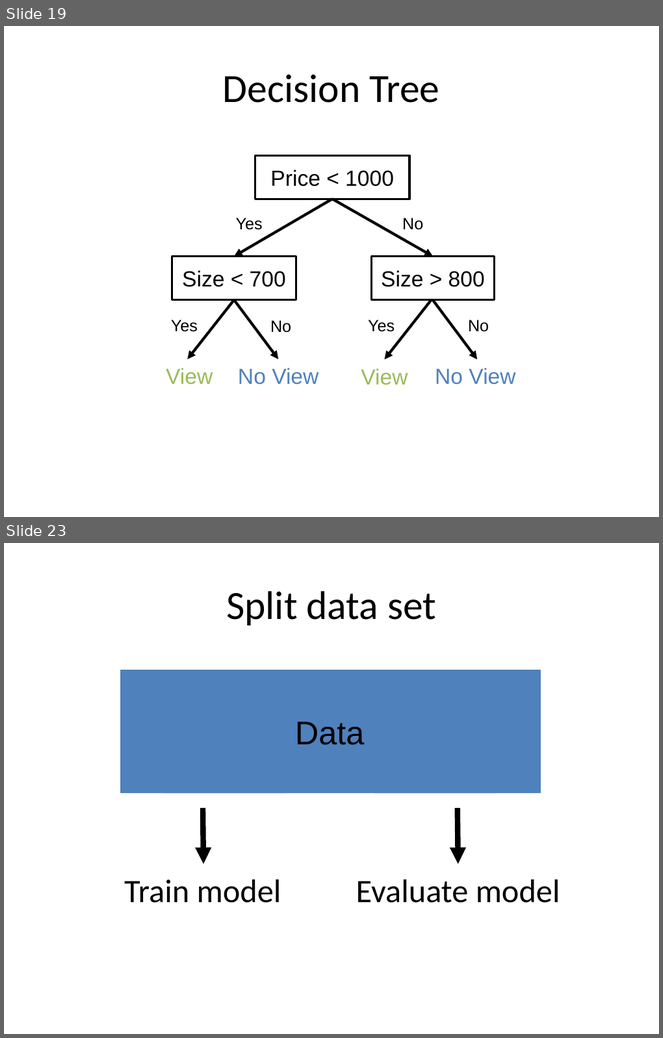
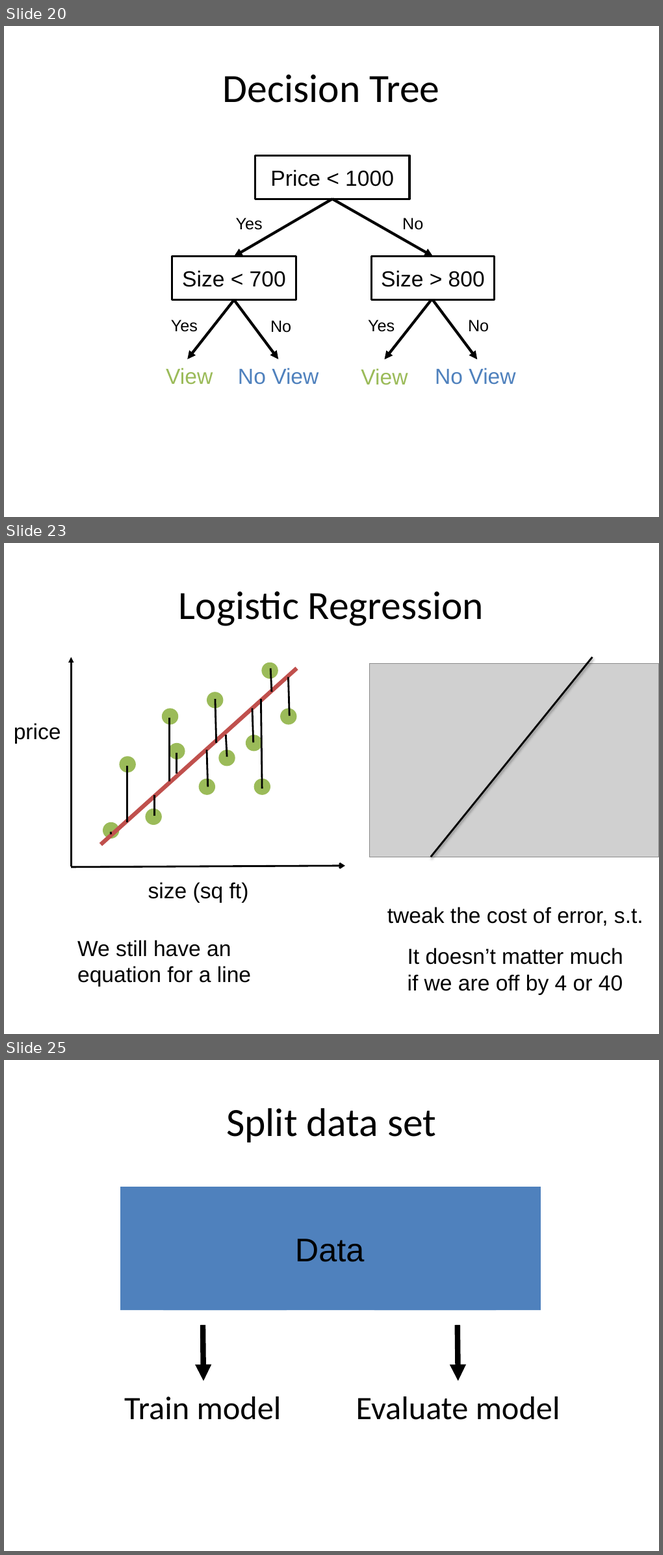
Before and after one commit to aloksharma1993/techfest-ml-tutorial, a slide deck: Techfest_ML.pptx. Shown one above the other, each under a label of ours: slides 19 and 23 before the commit, slides 20, 23 and 25 after it; the slides between them are not shown. The pictures are 663x1038 and 663x1555 pixels, drawn with LibreOffice and Linux fonts; fonts in the diff are those of the drawing; grey boxes stand for pictures. Boxes give left, top, right and bottom in pixels: in the first picture for what was removed or moved away, otherwise in the second. Text is boxed around its words. In the diff, an @@ line names an element or a change of style, - is before the commit and + after.

```diff
--- a/Techfest_ML.pptx
+++ b/Techfest_ML.pptx
@@ slide 23 added at (x1=4, y1=543, x2=659, y2=1034), background #FFFFFF @@
@@ title added at (x1=179, y1=591, x2=484, y2=626), 44 pt, text #000000 @@
+Logistic Regression
@@ line added from (431, 857) to (592, 657), #000000 2 pt @@
@@ line added from (101, 845) to (297, 668), #C0504D 4.5 pt @@
@@ picture added at (x1=369, y1=663, x2=659, y2=857) @@
@@ group added at (x1=111, y1=668, x2=289, y2=835): 12 lines @@
@@ text added at (x1=14, y1=723, x2=61, y2=744), 24 pt, text #000000 @@
+price
@@ group added at (x1=71, y1=657, x2=345, y2=867): 12 ellipses, 2 arrows @@
@@ text added at (x1=148, y1=882, x2=249, y2=903), 24 pt, text #000000 @@
+size (sq ft)
@@ text added at (x1=388, y1=907, x2=644, y2=927), 24 pt, text #000000 @@
+tweak the cost of error, s.t.
@@ text added at (x1=77, y1=940, x2=251, y2=987), 24 pt, text #000000 @@
+We still have an equation for a line
@@ text added at (x1=408, y1=948, x2=623, y2=995), 24 pt, text #000000 @@
+It doesn’t matter much if we are off by 4 or 40
@@ what was slide 19 is now slide 20 @@
@@ what was slide 23 is now slide 25 @@
```
Also in this commit, not shown: 17 slides changed, 3 other slides added.
